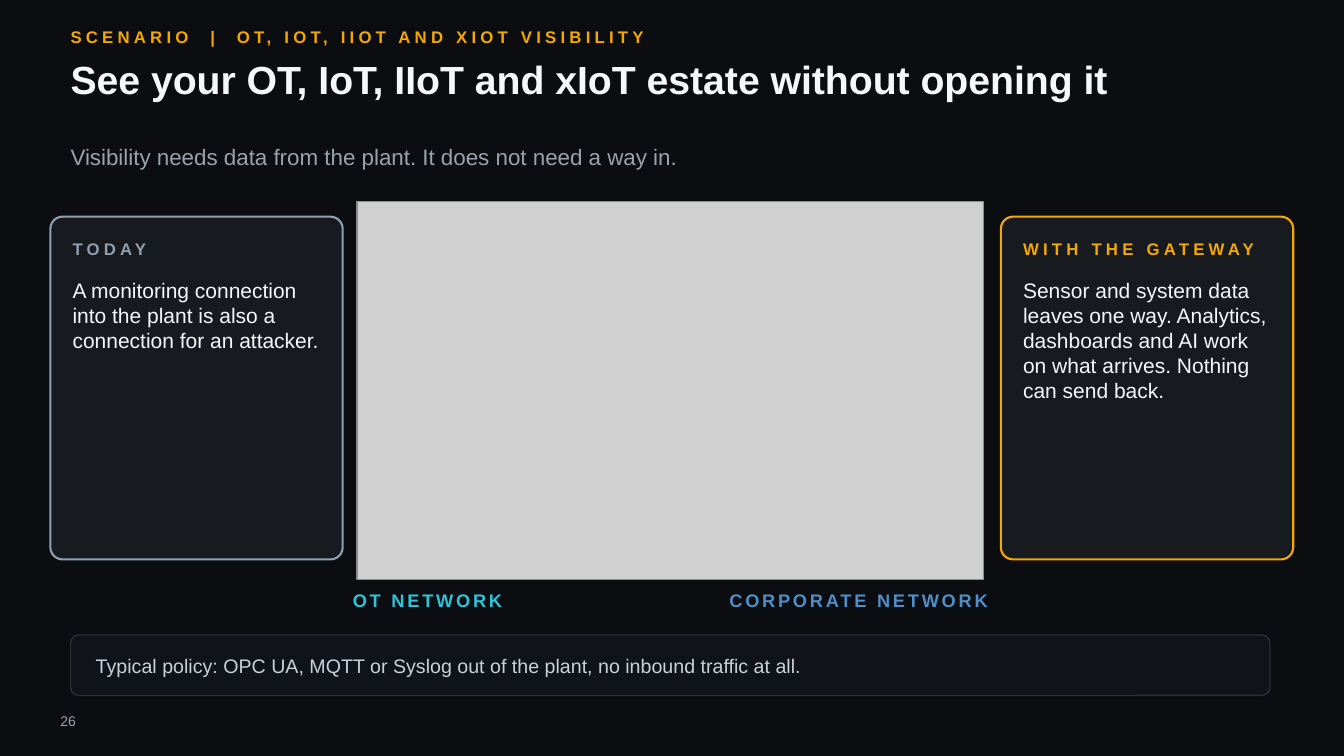
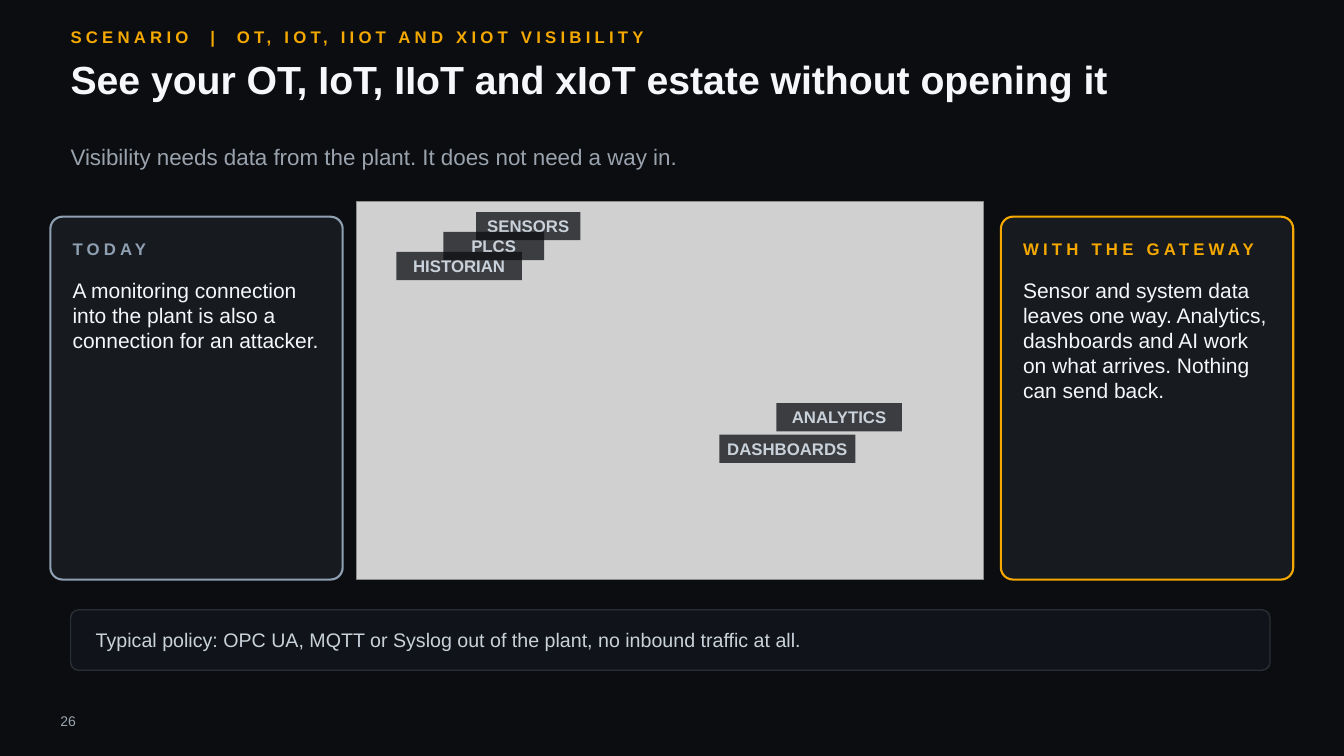
Before and after one commit to hybridus/DFX_Marketing, a slide deck: slide 26 of Projects/04_Presales_Gateway_Deck/pilot/raw.pptx. Drawn at 1344x756 pixels with LibreOffice and Linux fonts; fonts in the diff are those of the drawing; grey boxes stand for pictures; background and template pictures are left out. Boxes give left, top, right and bottom in pixels: in the first picture for what was removed or moved away, otherwise in the second. Text is boxed around its words. In the diff, an @@ line names an element or a change of style, - is before the commit and + after.

```diff
--- a/Projects/04_Presales_Gateway_Deck/pilot/raw.pptx
+++ b/Projects/04_Presales_Gateway_Deck/pilot/raw.pptx
@@ rounded rectangle: place and size @@
-rounded rectangle at box(50, 217, 343, 560)
+rounded rectangle at box(50, 217, 343, 580)
@@ rectangle added at box(444, 232, 544, 260), fill #0B0D10 at 75% opacity, 12 pt, text #C9D1DA, bold @@
+PLCS
@@ rectangle added at box(476, 212, 580, 240), fill #0B0D10 at 75% opacity, 12 pt, text #C9D1DA, bold @@
+SENSORS
@@ rounded rectangle: place and size @@
-rounded rectangle at box(1001, 217, 1294, 560)
+rounded rectangle at box(1001, 217, 1294, 580)
@@ rectangle added at box(396, 252, 522, 280), fill #0B0D10 at 75% opacity, 12 pt, text #C9D1DA, bold @@
+HISTORIAN
@@ rectangle added at box(776, 403, 902, 432), fill #0B0D10 at 75% opacity, 12 pt, text #C9D1DA, bold @@
+ANALYTICS
@@ rectangle added at box(720, 435, 856, 463), fill #0B0D10 at 75% opacity, 12 pt, text #C9D1DA, bold @@
+DASHBOARDS
@@ text removed at box(353, 594, 502, 607) @@
-OT NETWORK
@@ text removed at box(645, 585, 988, 615) @@
-CORPORATE NETWORK
@@ rounded rectangle: place and size @@
-rounded rectangle at box(71, 635, 1270, 696)
+rounded rectangle at box(71, 610, 1270, 670)
@@ text "Typical policy: OPC UA, MQTT ...": place and size @@
-text "Typical policy: OPC UA, MQTT ..." at box(96, 658, 801, 677)
+text "Typical policy: OPC UA, MQTT ..." at box(96, 632, 801, 651)
```
Also in this commit, not shown: 19 other slides changed, 38 other files.
